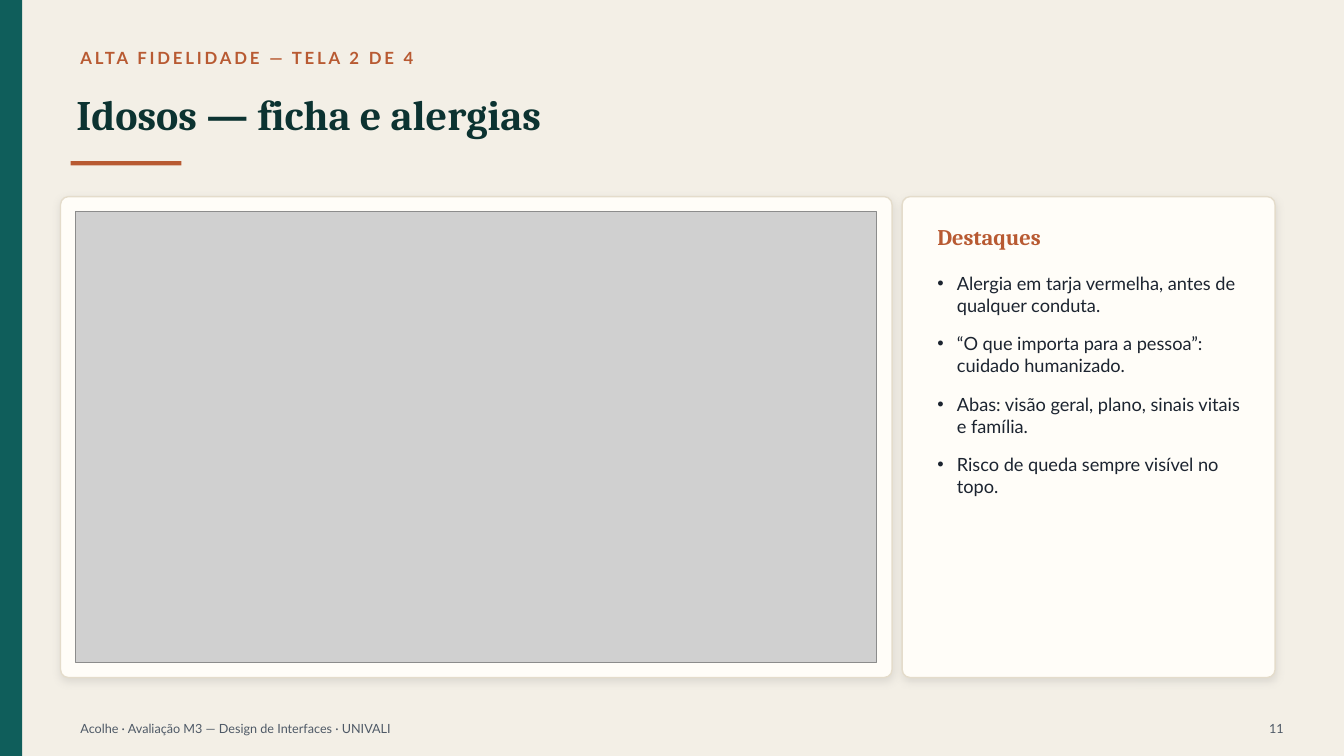
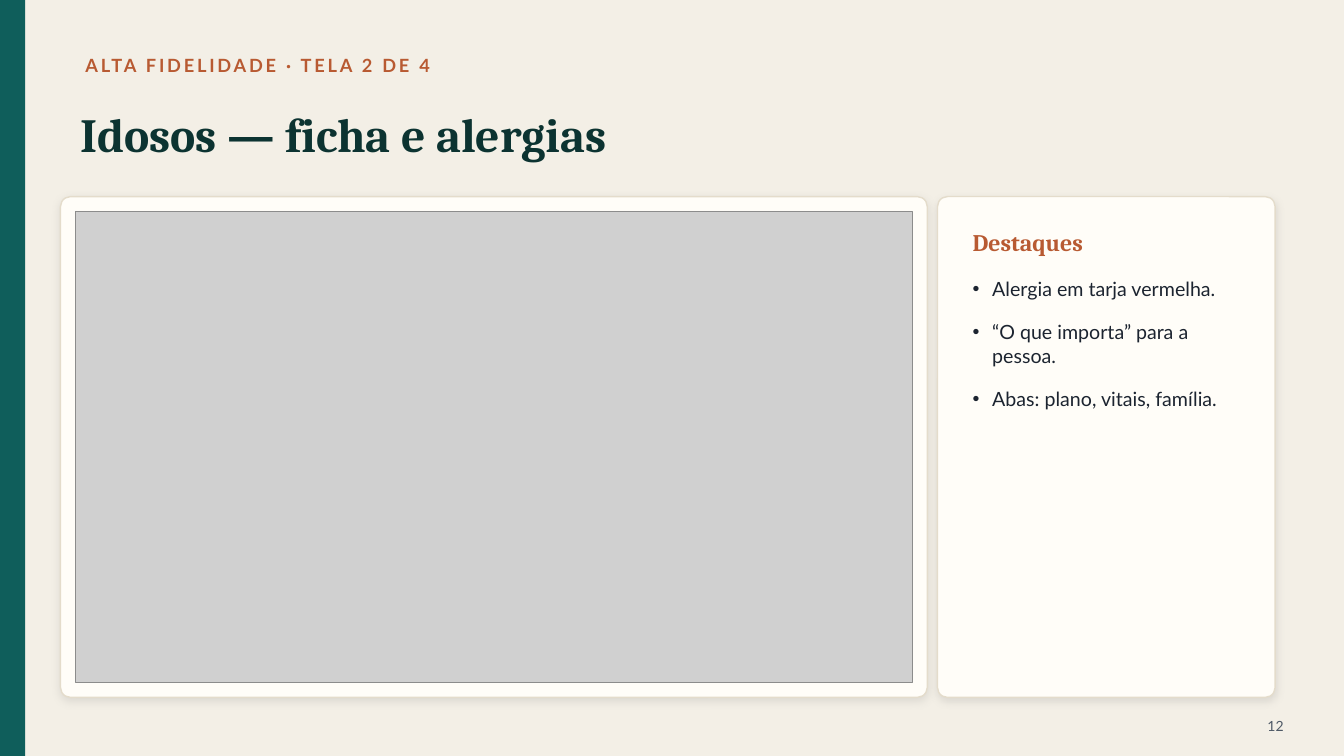
Before and after one commit to jbr121/acolhe-ilpi, a slide deck: slide 13 of apresentacao/Acolhe-Apresentacao-M3.pptx (slide 12 before the commit). Drawn at 1344x756 pixels with LibreOffice and Linux fonts; fonts in the diff are those of the drawing; grey boxes stand for pictures. Boxes give left, top, right and bottom in pixels: in the first picture for what was removed or moved away, otherwise in the second. Text is boxed around its words. In the diff, an @@ line names an element or a change of style, - is before the commit and + after.

```diff
--- a/apresentacao/Acolhe-Apresentacao-M3.pptx
+++ b/apresentacao/Acolhe-Apresentacao-M3.pptx
@@ text at bbox=[362, 58, 430, 72]: text changed; size 12 to 13 pt @@
-ALTA FIDELIDADE — TELA 2 DE 4
+ALTA FIDELIDADE · TELA 2 DE 4
@@ text "Idosos — ficha e alergias": place and size @@
-text "Idosos — ficha e alergias" at bbox=[76, 100, 541, 140]
+text "Idosos — ficha e alergias" at bbox=[80, 118, 606, 162]
@@ text "Idosos — ficha e alergias" at bbox=[80, 118, 606, 162]: size 30 to 34 pt @@
@@ line removed from (71, 163) to (181, 163) @@
@@ rounded rectangle: place and size @@
-rounded rectangle at bbox=[60, 197, 892, 678]
+rounded rectangle at bbox=[60, 197, 928, 698]
@@ rounded rectangle at bbox=[60, 197, 928, 698]: proportions changed @@
@@ rounded rectangle at bbox=[938, 197, 1275, 698]: proportions changed @@
@@ rounded rectangle: place and size @@
-rounded rectangle at bbox=[902, 197, 1275, 678]
+rounded rectangle at bbox=[938, 197, 1275, 698]
@@ picture: place and size @@
-picture at bbox=[76, 212, 877, 662]
+picture at bbox=[76, 212, 912, 683]
@@ text "Destaques": place and size @@
-text "Destaques" at bbox=[937, 230, 1041, 250]
+text "Destaques" at bbox=[973, 235, 1083, 256]
@@ text "Destaques" at bbox=[973, 235, 1083, 256]: size 16 to 17 pt @@
@@ text at bbox=[992, 281, 1217, 410]: text changed; size 13 to 14 pt @@
-• Alergia em tarja vermelha, antes de qualquer conduta.
-• “O que importa para a pessoa”: cuidado humanizado.
-• Abas: visão geral, plano, sinais vitais e família.
-• Risco de queda sempre visível no topo.
+• Alergia em tarja vermelha.
+• “O que importa” para a pessoa.
+• Abas: plano, vitais, família.
@@ text removed at bbox=[80, 724, 391, 736] @@
-Acolhe · Avaliação M3 — Design de Interfaces · UNIVALI
@@ text added at bbox=[1267, 721, 1283, 731], 10 pt, text #4E5966 @@
+12
@@ text removed at bbox=[1269, 724, 1284, 733] @@
-11
```
Also in this commit, not shown: 12 other slides changed, 7 slides added, 6 slides removed, 1 other file.
